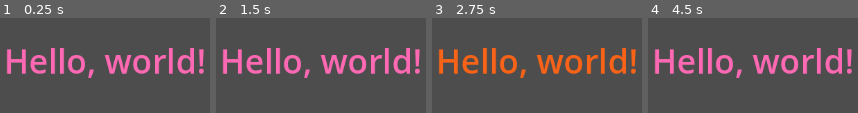
Above: before the commit, frames 1-4 (left to right).
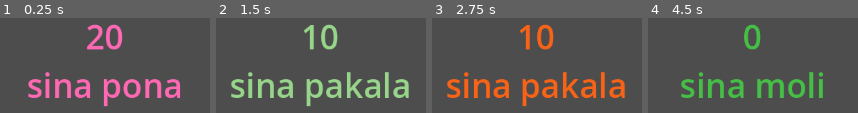
Above: after the commit, the same moments.

Repository: Fonzie-byte/brackeys-002-gdscript-tutorial
Game: Godot game, scene res://scenes/main.tscn
Same seed, same stepped clock (60 frames per second), same inputs: the game is played once before the commit and once after it.
Inputs:
- Up to frame 1 (0.25 s): no input
- Up to frame 2 (1.5 s): tap Enter at 0.5 s; hold Space (my_action) 0.53-1.28 s; tap Space (my_action) at 1.35 s
- Up to frame 3 (2.75 s): tap Enter at 2 s; hold Space (my_action) from 2.03 s (still down)
- Up to frame 4 (4.5 s): release Space (my_action) at 2.78 s; tap Space (my_action) at 2.85, 4.35 s; tap Enter at 3.5 s; hold Space (my_action) 3.53-4.28 s

The runs differ from the first frame. In frame 1, 20% of the frame differs, in the area x 3-98%, y 6-93%; in frame 2, 21%; in frame 3, 21%; in frame 4, 18%.

Commit message:
Followed till 24:00

Diff:
--- a/scenes/main.tscn
+++ b/scenes/main.tscn
@@ -1,6 +1,9 @@
-[gd_scene load_steps=2 format=3 uid="uid://ds67dohhvutfl"]
+[gd_scene load_steps=5 format=3 uid="uid://ds67dohhvutfl"]
 
 [ext_resource type="Script" path="res://scripts/main.gd" id="1_76cq6"]
+[ext_resource type="Script" path="res://scripts/advanced_variables.gd" id="2_wbedw"]
+[ext_resource type="Script" path="res://scripts/functions.gd" id="3_q5ei7"]
+[ext_resource type="Script" path="res://scripts/random.gd" id="4_hvaip"]
 
 [node name="Main" type="Node"]
 script = ExtResource("1_76cq6")
@@ -19,3 +22,15 @@
 grow_vertical = 2
 theme_override_font_sizes/font_size = 48
 text = "This is a label"
+horizontal_alignment = 1
+vertical_alignment = 1
+
+[node name="Advanced Variables" type="Node" parent="."]
+script = ExtResource("2_wbedw")
+health = 100
+
+[node name="Functions" type="Node" parent="."]
+script = ExtResource("3_q5ei7")
+
+[node name="Random" type="Node" parent="."]
+script = ExtResource("4_hvaip")
--- /dev/null
+++ b/scripts/advanced_variables.gd
@@ -0,0 +1,65 @@
+extends Node
+
+
+# @export also makes it editable in the editor!
+@export var health := 20
+
+# Constants in SCREAMING_SNAKE_CASE
+const SUFFERING = true
+
+
+func _ready():
+	basic_types_and_casting()
+	dynamic_typing()
+	static_typing()
+	exported_variables()
+	constants()
+
+
+# Function and variables names in snake_case
+func basic_types_and_casting():
+	var likes_tea = false
+	var funny_number = 24
+	var finished_percentage = 37.2
+	var cool_guy = "Steve"
+
+	likes_tea = bool(1)
+	funny_number = int(25.98)
+	finished_percentage = float(84)
+	cool_guy = "Brackeys" + str(null)
+
+	print(likes_tea)
+	print(funny_number)
+	print(finished_percentage)
+	print(cool_guy)
+
+
+func dynamic_typing():
+	var location = Vector2(79, 28)
+
+	# Types can simply change
+	location = Vector3(67, 59, 76)
+
+	print(location)
+
+
+func static_typing():
+	# Add a colon and a type to statically type it
+	var attack: int = 5
+	# Or have the interpreter interpret it (statically!)
+	var speed := 1.6
+
+	# Both cannot change type, uncommenting this throws errors
+#	attack = "ale"
+#	speed = "wawa a"
+
+
+func exported_variables():
+	# This might've been changed in the editor
+	print("I have " + str(health) + " points of health")
+
+
+func constants():
+	# Constants cannot be changed; uncommenting this throws an error
+#	SUFFERING = false
+	pass
--- /dev/null
+++ b/scripts/functions.gd
@@ -0,0 +1,13 @@
+extends Node
+
+
+func _ready():
+	var result = multiply(2.3, 4.6)
+	result = multiply(result, 8.9)
+
+	print("The result is " + str(result))
+
+
+# We can statically type arguments and return types!
+func multiply(number: float, by: float) -> float:
+	return number * by;
--- a/scripts/main.gd
+++ b/scripts/main.gd
@@ -3,16 +3,29 @@
 
 @onready var label = $Label
 
+var health = 20
+
 
 # Called when the node enters the scene tree for the first time.
 func _ready():
-	label.text = "Hello, world!"
+	label.text = str(health) + "\nsina pona"
 	label.modulate = Color.HOT_PINK
 
 
+# Called when there is an input event.
 func _input(event):
+	# On key-down, dance the colours around.
 	if event.is_action_pressed("my_action"):
 		label.modulate = Color(randf(), randf(), randf())
 
-	if event.is_action_released("my_action"):
-		label.modulate = Color.HOT_PINK
+	# If alive, on key-up slip closer to death
+	if health > 0 and event.is_action_released("my_action"):
+		health -= 5
+		label.text = str(health)
+
+		if health == 0:
+			label.text += "\nsina moli"
+		elif health <= 10:
+			label.text += "\nsina pakala"
+		else:
+			label.text += "\n sina pona"
--- /dev/null
+++ b/scripts/random.gd
@@ -0,0 +1,14 @@
+extends Node
+
+
+func _input(event):
+	if event.is_action_pressed("my_action"):
+		var roll = randf();
+
+		if roll < .8:
+			print("Common item.")
+		else:
+			print("RARE item!")
+
+		var stat = randi_range(1, 6) + randi_range(1, 6) + randi_range(1, 6)
+		print("You rolled " + str(stat) + " for your stat")
